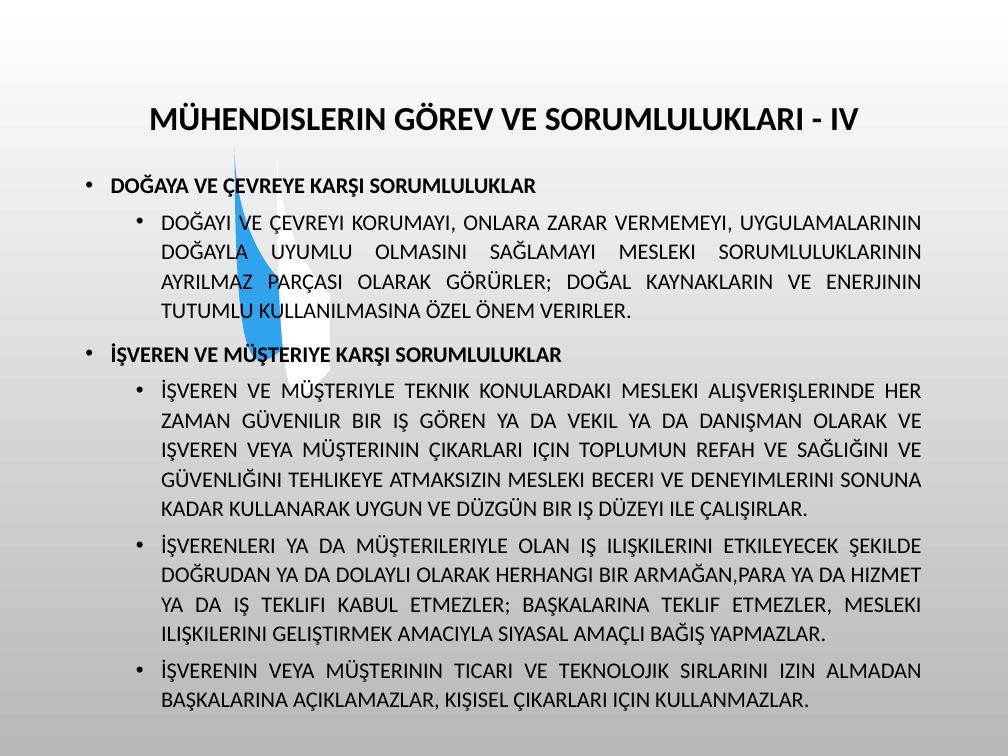
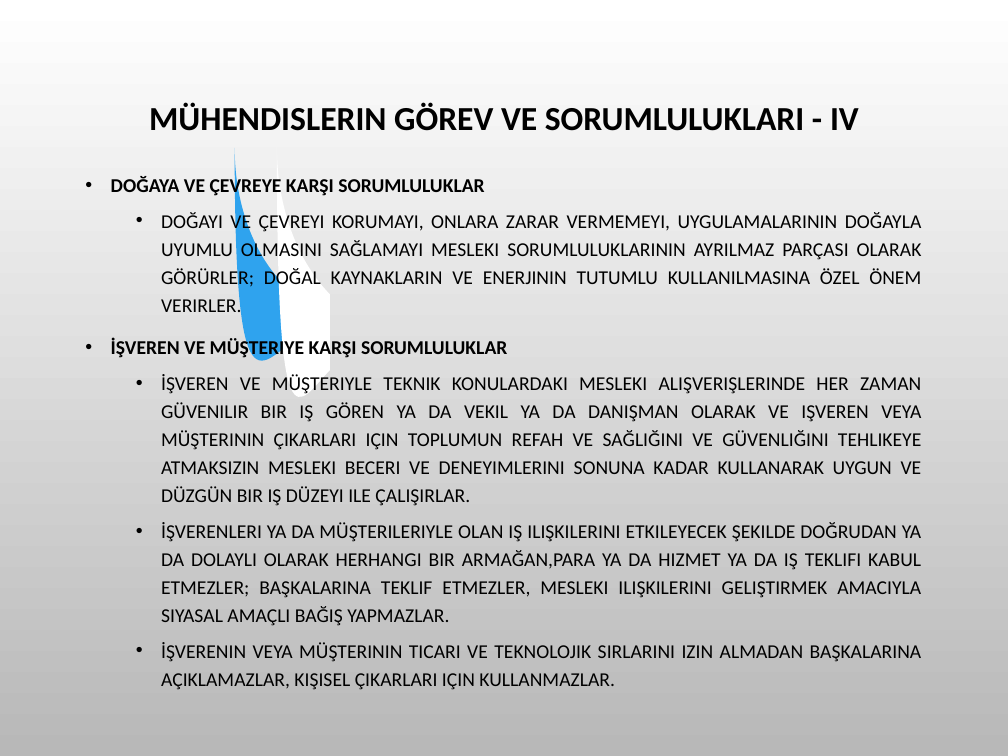
Before and after one commit to SevdanurGENC/20-21-Lecture-Notes, a slide deck: slide 9 of 3. Bolum - Meslek Etigi - Meslek Etigi.ppt. Drawn at 1008x756 pixels with LibreOffice and Linux fonts; fonts in the diff are those of the drawing; background and template pictures are left out. Boxes give left, top, right and bottom in pixels: in the first picture for what was removed or moved away, otherwise in the second. Text is boxed around its words. In the diff, an @@ line names an element or a change of style, - is before the commit and + after.

```diff
--- a/3. Bolum - Meslek Etigi - Meslek Etigi.ppt
+++ b/3. Bolum - Meslek Etigi - Meslek Etigi.ppt
@@ text "DOĞAYA VE ÇEVREYE KARŞI SORUMLULUKLAR" at [111, 176, 922, 690]: size 16 to 14 pt; line spacing 1.1 to 1.2 @@
```
Also in this commit, not shown: 3 other slides changed, 12 other files.
